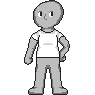
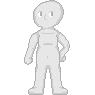
The second w=95, h=95 image is a revision of the first. Changes to its layers:
added group "Torso" with 5 layers above "Layer 3" over [26, 26, 70, 58]
renamed "Layer 4" to "tshirt", hid it, moved it into group "Torso" over [31, 29, 65, 58]
"Layer 3": opacity 100% → 35% over [24, 0, 70, 95]
